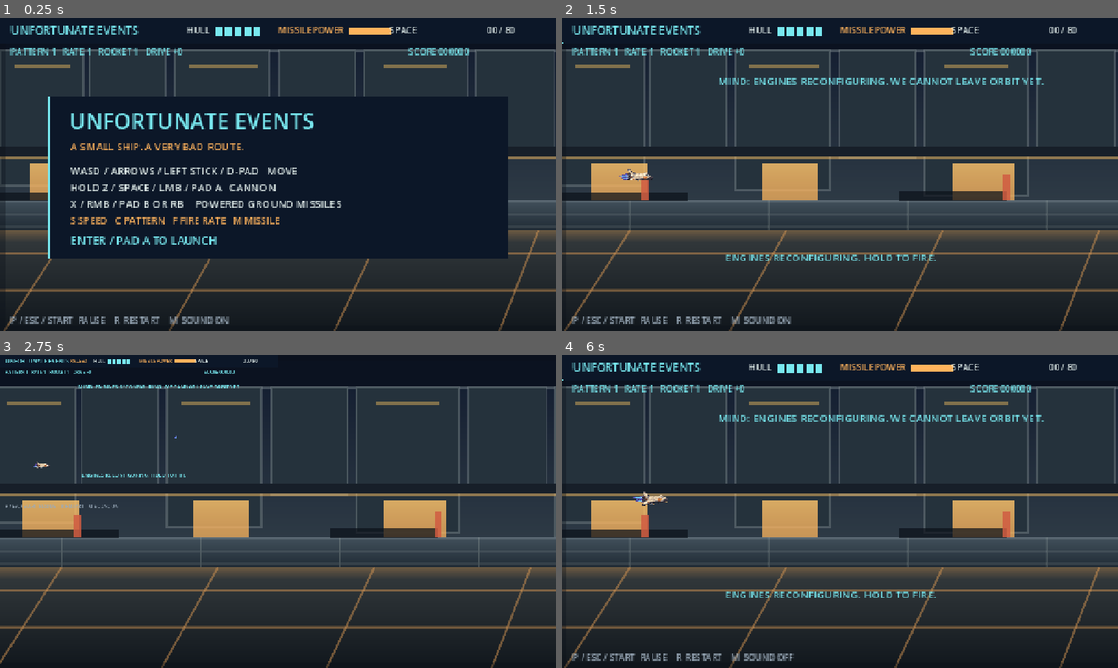
Above: before the commit, frames 1-4 (two rows, left to right).
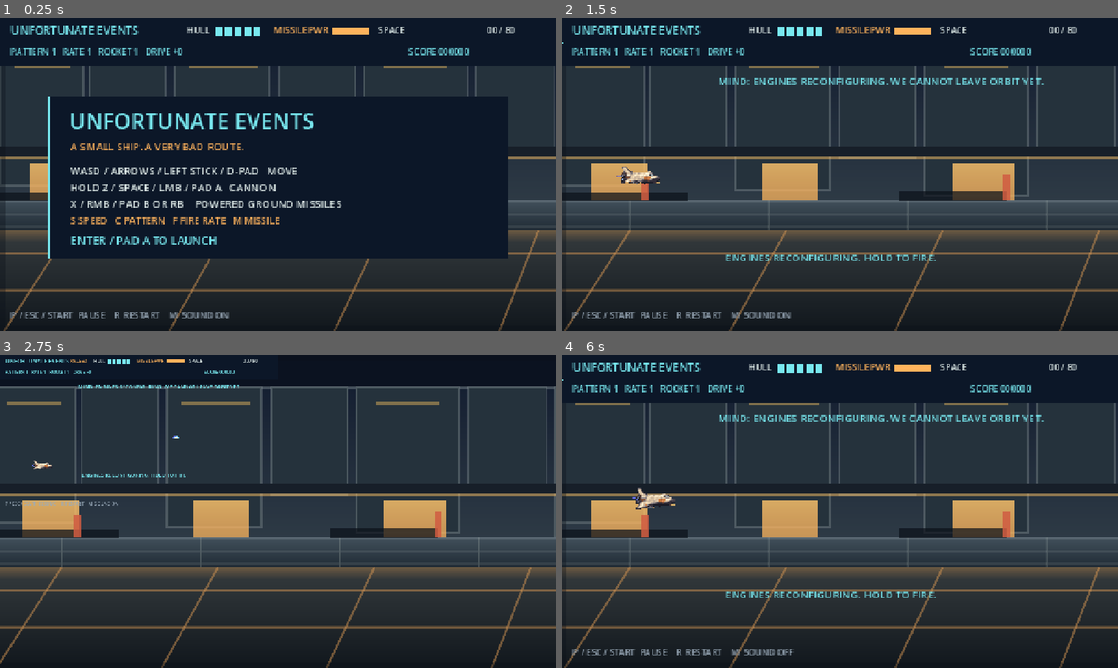
Above: after the commit, the same moments.

Repository: Jonty303/Unfortunate-Events
Game: Godot game, scene res://main.tscn
The game is run twice, just before and just after one commit, with the same random seed, the same clock (stepped at 60 frames per second) and the same inputs.
Inputs (mouse positions are in pixels of both pictures, inside the frame that each line leads up to):
- Up to frame 1 (0.25 s): no input
- Up to frame 2 (1.5 s): tap Enter at 0.5, 0.6 s; move the mouse to (962, 158) at 0.52 s; hold D 0.53-1.28 s; click (962, 158) at 0.67 s; tap Space at 0.77 s; move the mouse to (728, 190) at 1.27 s; hold S from 1.28 s (still down); tap R at 1.35 s
- Up to frame 3 (2.75 s): tap Space at 1.52 s; move the mouse to (333, 442) at 2.02 s; release S at 2.03 s; hold D from 2.03 s (still down); tap P at 2.1 s
- Up to frame 4 (6 s): tap Space at 2.75, 3.02, 3.77, 4.25, 4.52, 5.75 s; move the mouse to (812, 574) at 2.77 s; release D at 2.78 s; hold W 2.78-3.53 s; tap Z at 2.85 s; click (812, 574) at 2.92 s; tap Enter at 3.5, 5, 5.1 s; move the mouse to (1006, 558) at 3.52 s; hold A 3.53-5.03 s; tap X at 3.6 s; move the mouse to (673, 464) at 4.27 s; tap M at 4.35 s; move the mouse to (867, 511) at 5.02 s; hold S 5.03-5.78 s; click (867, 511) at 5.17 s; move the mouse to (756, 433) at 5.77 s; hold D from 5.78 s (still down); tap R at 5.85 s

The runs differ from the first frame. In frame 1, 5.8% of the frame differs, in the area x 0-100%, y 2-98%; in frame 2, 6.0%; in frame 3, 0.3%; in frame 4, 6.1%.

Commit message:
Scale sprites and add pickup sprite sheet

Diff:
--- a/initial prototype/game.gd
+++ b/initial prototype/game.gd
@@ -41,6 +41,7 @@
 	"overland": preload("res://assets/backdrops/overland.svg"),
 	"orbit": preload("res://assets/backdrops/orbit.svg"),
 }
+const POWERUP_SHEET := preload("res://assets/backdrops/powerups.png")
 const SIZE := Vector2(640, 360)
 const OUTPUT_SIZE := Vector2(1280, 720)
 const CANNON_INTERVAL := 0.18
@@ -571,9 +572,22 @@
 func flight_sprite(kind: String, pos: Vector2, frame: int = 0, tint: Color = Color.WHITE) -> void:
 	var tex: Texture2D = FLIGHT[kind]
 	var cells: int = FRAME_COUNTS.get(kind, 1)
-	var size := Vector2(tex.get_width() / cells, tex.get_height())
-	draw_texture_rect_region(tex, Rect2((pos - size * 0.5).round(), size),
-			Rect2(Vector2(frame % cells * size.x, 0), size), tint)
+	# Gameplay sprites were authored for the original small viewport. Give them
+	# deliberate screen presence in the larger 1280 x 720 presentation.
+	var source_size := Vector2(tex.get_width() / cells, tex.get_height())
+	var draw_size := source_size * 1.5
+	draw_texture_rect_region(tex, Rect2((pos - draw_size * 0.5).round(), draw_size),
+			Rect2(Vector2(frame % cells * source_size.x, 0), source_size), tint)
+
+func draw_powerup(kind: String, pos: Vector2) -> void:
+	var index := ["S", "C", "M", "F"].find(kind)
+	if index < 0:
+		return
+	var cell := Vector2(POWERUP_SHEET.get_width() / 2.0, POWERUP_SHEET.get_height() / 2.0)
+	var source := Rect2(Vector2((index % 2) * cell.x, floori(float(index) / 2.0) * cell.y), cell)
+	var size := Vector2(38, 38)
+	draw_circle(pos, 22, Color(0.12, 0.19, 0.28, 0.7))
+	draw_texture_rect_region(POWERUP_SHEET, Rect2(pos - size * 0.5, size), source)
 
 func label_at(words: String, pos: Vector2, size: int = 12, color: Color = PAPER) -> void:
 	draw_string(font, pos, words, HORIZONTAL_ALIGNMENT_LEFT, -1, size, color)
@@ -585,11 +599,7 @@
 	draw_texture_rect_region(backdrop, Rect2(Vector2.ZERO, OUTPUT_SIZE), Rect2(Vector2(offset, 0), OUTPUT_SIZE))
 	draw_set_transform(Vector2.ZERO, 0.0, Vector2(2, 2))
 	for item in pickups:
-		var pos: Vector2 = item.p.round()
-		var color := SPEED_GREEN if item.kind == "S" else (CYAN if item.kind == "C" else ORANGE)
-		draw_rect(Rect2(pos - Vector2(10, 10), Vector2(20, 20)), Color("0c1728"))
-		draw_rect(Rect2(pos - Vector2(10, 10), Vector2(20, 20)), color, false, 2)
-		label_at(item.kind, pos + Vector2(-5, 5), 14, color)
+		draw_powerup(item.kind, item.p.round())
 	for building in structures:
 		draw_structure(building)
 	for e in enemies:
@@ -620,7 +630,7 @@
 		flight_sprite(fx.kind, pos, int(fx.age * EFFECT_FPS[fx.kind]))
 	for p in sparks:
 		draw_rect(Rect2(p.p.round(), Vector2(2, 2)), p.color)
-	draw_rect(Rect2(0, 0, 640, 29), Color("0c1728"))
+	draw_rect(Rect2(0, 0, 640, 55), Color("0c1728"))
 	label_at("UNFORTUNATE EVENTS", Vector2(12, 19), 13, CYAN)
 	if paused:
 		label_at("PAUSED", Vector2(161, 18), 10, ORANGE)
@@ -628,10 +638,10 @@
 	label_at("SCORE %06d" % score, Vector2(470, 43), 10, CYAN)
 	for i in range(5):
 		draw_rect(Rect2(248 + i * 11, 10, 8, 10), CYAN if i < hull else Color("334052"))
-	label_at("MISSILE POWER", Vector2(320, 18), 10, ORANGE)
-	draw_rect(Rect2(402, 11, 48, 8), Color("334052"))
-	draw_rect(Rect2(402, 11, 48 * missile_power / 100.0, 8), ORANGE)
-	label_at("SPACE" if elapsed < LAND_START else "OVERLAND", Vector2(448, 18), 10)
+	label_at("MISSILE PWR", Vector2(315, 18), 10, ORANGE)
+	draw_rect(Rect2(383, 11, 42, 8), Color("334052"))
+	draw_rect(Rect2(383, 11, 42 * missile_power / 100.0, 8), ORANGE)
+	label_at("SPACE" if elapsed < LAND_START else "OVERLAND", Vector2(435, 18), 10)
 	label_at("%02d / 80" % mini(int(elapsed), 80), Vector2(560, 18), 10)
 	draw_rect(Rect2(0, 28, 640 * minf(elapsed / DURATION, 1), 1), CYAN)
 	label_at("PATTERN %d   RATE %d   ROCKET %d   DRIVE +%d" % [cannon_level, cannon_rate_level, missile_level, speed_boosts], Vector2(12, 43), 10, CYAN)
@@ -660,4 +670,4 @@
 		label_at("S SPEED   C PATTERN   F FIRE RATE   M MISSILE", Vector2(81, 237), 11, ORANGE)
 		label_at("ENTER / PAD A TO LAUNCH" if state == "title" else "R / PAD Y TO RESTART", Vector2(81, 261), 13, CYAN)
 	var pause_action := "RESUME" if paused else "PAUSE"
-	label_at("P / ESC / START  %s    R  RESTART    M  SOUND %s" % [pause_action, "OFF" if muted else "ON"], Vector2(12, 352), 10, Color("9babba"))
+	label_at("P / ESC / START  %s    R  RESTART    M  SOUND %s" % [pause_action, "OFF" if muted else "ON"], Vector2(12, 346), 10, Color("9babba"))
Binary file added: initial prototype/assets/backdrops/powerups.png
